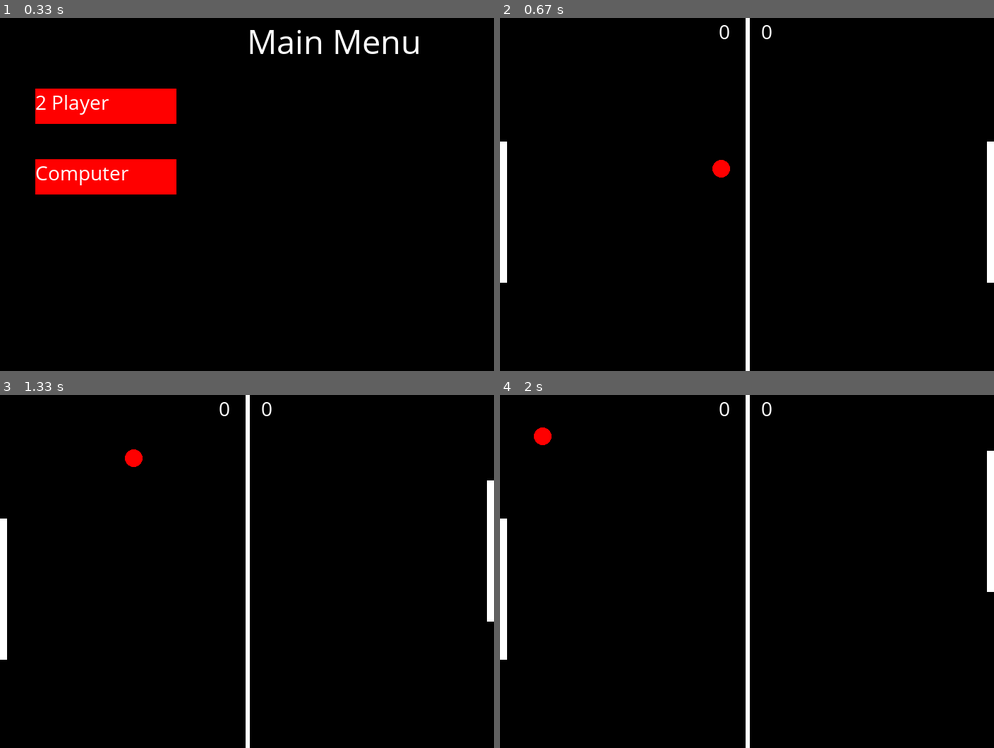
Above: before the commit, frames 1-4 (two rows, left to right).
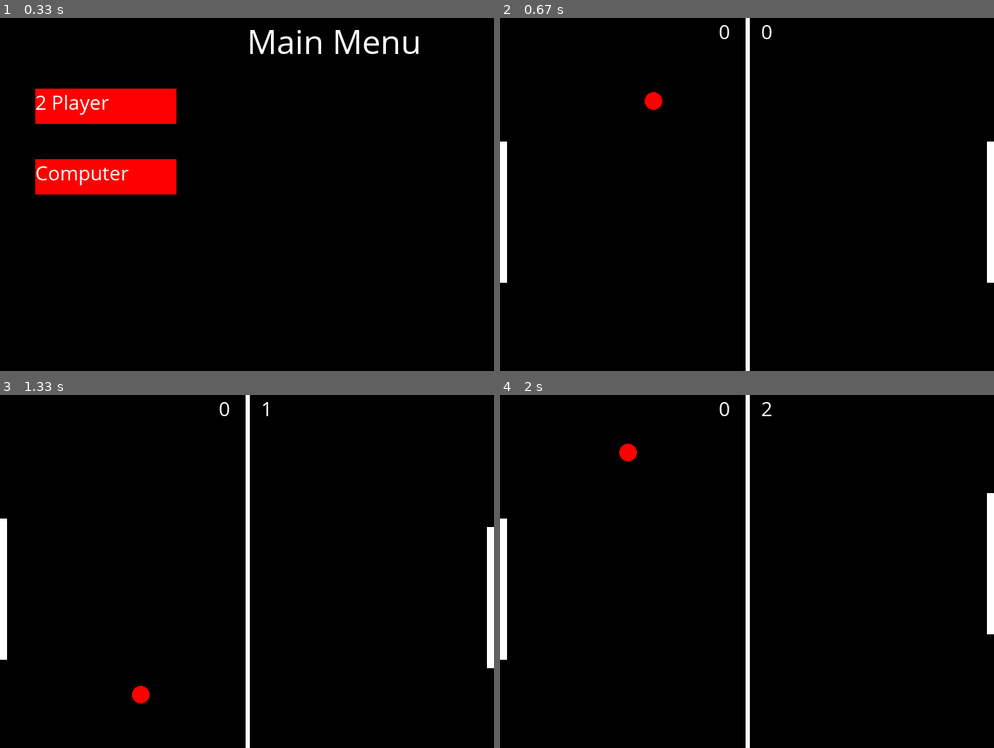
Above: after the commit, the same moments.

Repository: brownae1331/2023-Brown
Game: pygame game, started from Python/Pygame/Pong.py
The game is run twice, just before and just after one commit, with the same random seed, the same clock (stepped at 60 frames per second) and the same inputs.
Inputs (mouse positions are in pixels of both pictures, inside the frame that each line leads up to):
- Up to frame 1 (0.33 s): no input
- Up to frame 2 (0.67 s): click "2 Player" at 0.38 s
- Up to frame 3 (1.33 s): hold Up 0.67-1.13 s; move the mouse to (251, 596) at 0.7 s; hold Down from 1.17 s (still down)
- Up to frame 4 (2 s): release Down at 1.47 s; hold Up 1.5-1.87 s

Frame 1 is identical in both runs. In frame 2, 0.3% of the frame differs, in the area x 29-47%, y 21-46%; in frame 3, 0.7%, in the area x 25-100%, y 2-88%; in frame 4, 0.7%.

Commit message:
Arkanoid game

Diff:
--- a/HTML/Python Flask Website/Login.py
+++ /dev/null
@@ -1,21 +0,0 @@
-import re
-class Users():
-
-    def __init__(self, email, password, fname, lname):
-        self.email = email
-        self.password = password
-        self.first_name = fname
-        self.last_name = lname
-
-    def check_password(self):
-        if (any(x.isupper() for x in self.password) and len(self.password) >= 6 and len(self.password) <= 12):
-            return True
-        else:
-            return False
-
-    def check_email(self):
-        email_format = re.compile(r"[^@]+@[^@]+\.[^@]+")
-        if email_format.match(self.email):
-            return True
-        else:
-            return False
--- /dev/null
+++ b/HTML/Python Flask Website/forms.py
@@ -0,0 +1,7 @@
+from flask_wtf import FlaskForm
+from wtforms import StringField, SubmitField, PasswordField
+from wtforms.validators import DataRequired, Email, EqualTo
+
+
+class LoginForm(FlaskForm):
+    email = StringField('email', validators=[DataRequired()])
--- /dev/null
+++ b/Python/Pygame/2DPlatformer.py
@@ -0,0 +1,61 @@
+import pygame
+from pygame.constants import K_LEFT
+
+pygame.init()
+
+clock = pygame.time.Clock()
+
+# set screen size
+size = (700, 500)
+screen = pygame.display.set_mode(size)
+pygame.display.set_caption("My Game")
+
+# Define color
+Green = (34, 139, 34)
+Red = (255, 0, 0)
+Cyan = (0, 255, 255)
+
+
+def Game():
+    # Set Variables
+    playerX, playerY = 20, 380
+    playerSpeedX = 0
+    playerSpeedY = 0
+
+    done = False
+
+    while not done:
+        for event in pygame.event.get():
+            if event.type == pygame.QUIT:
+                done = True
+
+            # When key is pressed down
+            elif event.type == pygame.KEYDOWN:
+                if event.key == pygame.K_RIGHT:
+                    playerSpeedX = 5
+                elif event.key == pygame.K_LEFT:
+                    playerSpeedX = -5
+                if event.key == pygame.K_SPACE:
+                    playerSpeedY = 3
+
+            # When key is let up
+            elif event.type == pygame.KEYUP:
+                if event.key == pygame.K_RIGHT or event.key == pygame.K_LEFT:
+                    playerSpeedX = 0
+                if event.key == pygame.KEYUP:
+                    playerSpeedY = 0
+
+        playerX += playerSpeedX
+
+        # Backgrpund color
+        screen.fill(Cyan)
+
+        # Drawing code
+        pygame.draw.rect(screen, Green, [0, 430, 700, 70])
+        pygame.draw.rect(screen, Red, [playerX, playerY, 25, 50])
+        pygame.display.flip()
+
+        clock.tick(60)
+
+
+Game()
--- /dev/null
+++ b/Python/Pygame/Arkanoid.py
@@ -0,0 +1,3 @@
+import pygame
+
+pygame.init()
--- /dev/null
+++ b/Python/Pygame/Dog.py
@@ -0,0 +1,33 @@
+class Dog():
+    def __init__(self):
+        self.age = 0
+        self.name = ""
+        self.weight = 0
+
+    def bark(self):
+        print("GIVE ME BUTTER FATHER")
+
+
+class Cat():
+    def __init__(self):
+        self.age = 0
+        self.name = ""
+        self.weight = 0
+
+    def meow(self):
+        print("Mewo")
+
+
+myDog = Dog()
+
+myDog.name = "Dog with butter"
+myDog.weight = 40
+myDog.age = 12
+myDog.bark()
+
+myCat = Cat()
+
+myCat.name = "Cat"
+myCat.weight = 1234
+myCat.age = 21
+myCat.meow()
--- a/Python/Pygame/Pong.py
+++ b/Python/Pygame/Pong.py
@@ -73,7 +73,7 @@
     p1Speed, p2Speed = 0, 0
     p1score, p2score = 0, 0
     xBall, yBall = 350, 250
-    ballSpeed = 1
+    ballSpeed = 3
     yoffset, xoffset = 3, 3
 
     # Loop until user clicks the close button
@@ -140,12 +140,12 @@
         if((yBall > player1y + 200 or yBall < player1y - 10) and xBall < 10):
             xBall, yBall = 350, 250
             player1y, player2y = 175, 175
-            ballSpeed = 1
+            ballSpeed = 3
             p2score += 1
         elif ((yBall > player2y + 200 or yBall < player2y - 10) and xBall > 665):
             xBall, yBall = 350, 250
             player1y, player2y = 175, 175
-            ballSpeed = 1
+            ballSpeed = 3
             p1score += 1
         elif xBall <= 10 and xBall > 5 or xBall >= 665 and xBall < 695:
             xoffset = xoffset * -1
--- /dev/null
+++ b/Python/Pygame/Snow.py
@@ -0,0 +1,176 @@
+import pygame
+import random
+
+# Define some colors
+BLACK = (0,   0,   0)
+WHITE = (255, 255, 255)
+RED = (255,   0,   0)
+BLUE = (0, 0, 255)
+
+
+class Block(pygame.sprite.Sprite):
+    """
+    This class represents the ball.
+    It derives from the "Sprite" class in Pygame.
+    """
+
+    def __init__(self, color, width, height):
+        """ Constructor. Pass in the color of the block,
+        and its size. """
+
+        # Call the parent class (Sprite) constructor
+        super().__init__()
+
+        # Create an image of the block, and fill it with a color.
+        # This could also be an image loaded from the disk.
+        self.image = pygame.Surface([width, height])
+        self.image.fill(color)
+
+        # Fetch the rectangle object that has the dimensions of the image
+        # image.
+        # Update the position of this object by setting the values
+        # of rect.x and rect.y
+        self.rect = self.image.get_rect()
+
+
+class Ball(pygame.sprite.Sprite):
+    def __init__(self, color, width, height):
+        super().__init__()
+
+        self.image = pygame.Surface([width, height])
+        self.image.fill(color)
+        self.rect = self.image.get_rect()
+
+
+    # Initialize Pygame
+pygame.init()
+
+# Set the height and width of the screen
+screen_width = 700
+screen_height = 400
+screen = pygame.display.set_mode([screen_width, screen_height])
+
+# This is a list of 'sprites.' Each block in the program is
+# added to this list. The list is managed by a class called 'Group.'
+block_list = pygame.sprite.Group()
+
+# This is a list of every sprite.
+# All blocks and the player block as well.
+all_sprites_list = pygame.sprite.Group()
+
+
+for i in range(50):
+    index = 0
+    block = Block(BLACK, 20, 15)
+
+    block.rect.x = (i * 22)
+    block.rect.y = 0
+
+    block_list.add(block)
+    all_sprites_list.add(block)
+
+for i in range(50):
+    index = 0
+    block = Block(RED, 20, 15)
+
+    block.rect.x = (i * 22)
+    block.rect.y = 20
+
+    block_list.add(block)
+    all_sprites_list.add(block)
+
+for i in range(50):
+    index = 0
+    block = Block(BLUE, 20, 15)
+
+    block.rect.x = (i * 22)
+    block.rect.y = 40
+
+    block_list.add(block)
+    all_sprites_list.add(block)
+
+
+padel = Block(BLACK, 50, 15)
+all_sprites_list.add(padel)
+
+ball = Ball(RED, 10, 10)
+all_sprites_list.add(ball)
+ball.rect.x = 200
+ball.rect.y = 200
+
+# Create a RED player block
+
+# Loop until the user clicks the close button.
+done = False
+
+# Used to manage how fast the screen updates
+clock = pygame.time.Clock()
+
+score = 0
+
+padelX = 350
+padelY = 300
+padelSpeed = 0
+xBall, yBall = 350, 250
+ballSpeed = 1
+yoffset, xoffset = 3, 3
+
+# -------- Main Program Loop -----------
+while not done:
+    for event in pygame.event.get():
+        if event.type == pygame.QUIT:
+            done = True
+
+        elif event.type == pygame.KEYDOWN:
+            if event.key == pygame.K_RIGHT:
+                padelSpeed = 3
+            elif event.key == pygame.K_LEFT:
+                padelSpeed = -3
+
+        elif event.type == pygame.KEYUP:
+            if event.key == pygame.K_RIGHT or event.key == pygame.K_LEFT:
+                padelSpeed = 0
+
+    # Clear the screen
+    screen.fill(WHITE)
+
+    if padel.rect.x >= 650:
+        padelX -= 3
+    if padel.rect.x <= 0:
+        padelX += 3
+    padelX += padelSpeed
+    padel.rect.x = padelX
+    padel.rect.y = padelY
+
+    yBall -= yoffset * ballSpeed
+    xBall -= xoffset * ballSpeed
+
+    if((yBall > playery + 200 or yBall < playery - 10) and xBall < 10):
+        xBall, yBall = 350, 250
+        player1y, player2y = 175, 175
+        ballSpeed = 1
+
+    elif ((yBall > player2y + 200 or yBall < player2y - 10) and xBall > 665):
+        xBall, yBall = 350, 250
+        player1y, player2y = 175, 175
+        ballSpeed = 1
+
+    if xBall <= 10 and xBall > 5 or xBall >= 665 and xBall < 695:
+        xoffset = xoffset * -1
+
+    if yBall <= 0 or yBall >= 485:
+        yoffset = yoffset * -1
+
+    ball.rect.x = xBall
+    ball.rect.y = yBall
+
+    # Draw all the spites
+    all_sprites_list.draw(screen)
+
+    # Go ahead and update the screen with what we've drawn.
+    pygame.display.flip()
+
+    # Limit to 60 frames per second
+    clock.tick(60)
+
+pygame.quit()
--- /dev/null
+++ b/binarySearch.py
@@ -0,0 +1,17 @@
+def binarySearch(array, element, start, end):
+    if start > end:
+        error = "Number not in list"
+        return error
+
+    mid = (start + end) // 2
+    if element == array[mid]:
+        return mid
+
+    if element < array[mid]:
+        return binarySearch(array, element, start, mid-1)
+    else:
+        return binarySearch(array, element, mid+1, end)
+
+
+aList = [2, 4, 6, 8, 10, 12, 14]
+print(binarySearch(aList, 8, 0, len(aList)))
--- /dev/null
+++ b/linearSeach.py
@@ -0,0 +1,8 @@
+def linearSearch(array, element):
+    for i in range(len(array)):
+        if array[i] == element:
+            return i
+
+
+array = [1, 5, 3, 2, 7, 5, 8]
+print(linearSearch(array, 7))
